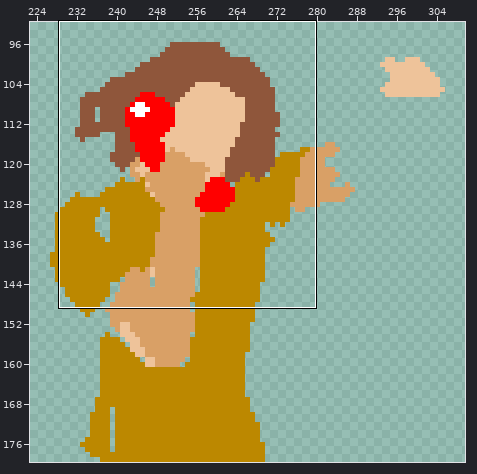
A pixel-art file gets an edit: aseprite/TelephoneBooth/booth2.aseprite. Above, an overview of the earlier version with the close-up marked.
Close-up. The starting point:
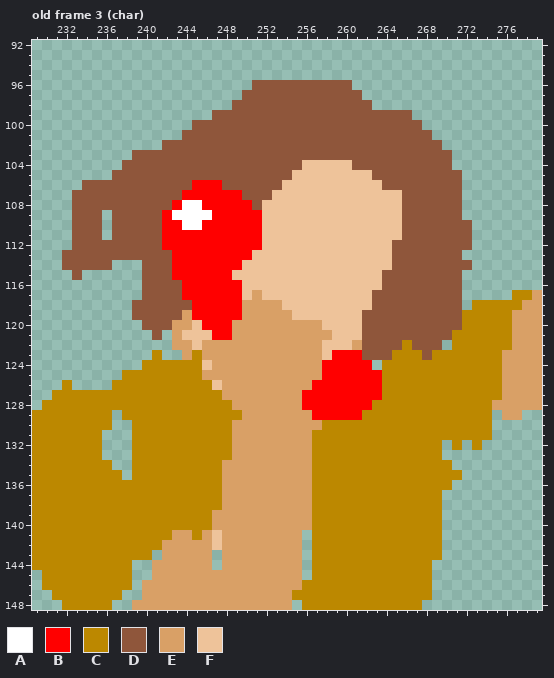
320x180 pixels, 5 frames. Shown: old frame 3 (char): x 229..279, y 92..148. The wide view leaves out empty margins. The commit also changed other frames or places, which this record leaves out.
Visible layers, top first: "booth", "inside_booth", "char", "bg".
Palette (. is transparent): A #ffffff  B #ff0000  C #bc8800  D #8f563b  E #d9a066  F #eec39a
Pixels before, old frame 3 (char) (only the part around the change), first column x 229:
 92 ...................................................
 93 ...................................................
 94 ...................................................
 95 ...................................................
 96 ......................DDDDDDDDDD...................
 97 .....................DDDDDDDDDDDD..................
 98 ....................DDDDDDDDDDDDDD.................
 99 ..................DDDDDDDDDDDDDDDDDDDD.............
100 ................DDDDDDDDDDDDDDDDDDDDDDD............
101 ...............DDDDDDDDDDDDDDDDDDDDDDDDD...........
102 .............DDDDDDDDDDDDDDDDDDDDDDDDDDDD..........
103 ..........DDDDDDDDDDDDDDDDDDDDDDDDDDDDDDDD.........
104 .........DDDDDDDDDDDDDDDDDDFFFFFDDDDDDDDDD.........
105 ........DDDDDDDDDDDDDDDDDDFFFFFFFFDDDDDDDDD........
106 .....DDDDDDDDDDDBBBDDDDDDFFFFFFFFFFDDDDDDDD........
107 ....DDDDDDDDDDDBBBBBBDDDFFFFFFFFFFFFFDDDDDD........
108 ....DDDDDDDDDDBAABBBBBDFFFFFFFFFFFFFFDDDDDD........
109 ....DDD.DDDDDBAAAABBBBBFFFFFFFFFFFFFFDDDDDD........
110 ....DDD.DDDDDBBAABBBBBBFFFFFFFFFFFFFFDDDDDDD.......
111 ....DDD.DDDDDBBBBBBBBBBFFFFFFFFFFFFFFDDDDDDD.......
112 ....DDDDDDDDDBBBBBBBBBBFFFFFFFFFFFFFDDDDDDDD.......
113 ...DDDDDDDDDDDBBBBBBBBFFFFFFFFFFFFFFDDDDDDD........
114 ...DDDDD...DDDBBBBBBBFFFFFFFFFFFFFFFDDDDDDDD.......
115 ....D......DDDBBBBBBFFFFFFFFFFFFFFFDDDDDDDD........
116 ...........DDDDBBBBBBFFFFFFFFFFFFFFDDDDDDDD........
117 ...........DDDDBBBBBBFEFFFFFFFFFFFDDDDDDDDD.....CCE
118 ..........DDDDDDBBBBBEEEEFFFFFFFFFDDDDDDDDD.CCCCCEE
119 ..........DDDDDEBBBBBEEEEEFFFFFFFDDDDDDDDDDCCCCCEEE
120 ...........DDDEEFBBBEEEEEEEEEFFFFDDDDDDDDDDCCCCCEEE
121 ............D.EFFFBBEEEEEEEEEEFFFDDDDDDDDDCCCCCCEEE
122 ..............EEFEEEEEEEEEEEEFFFEDDDDCDDD.CCCCCCEEE
123 ............C..ECEEEEEEEEEEEEFBBBDDDCCCDCCCCCCCEEEE
124 ...........CCCCCCFEEEEEEEEEEEBBBBB.CCCCCCCCCCCCEEEE
125 .........CCCCCCCCEEEEEEEEEEEEBBBBBBCCCCCCCCCCCCEEEE
126 ...C....CCCCCCCCCCFEEEEEEEEEBBBBBBBCCCCCCCCCCCCEEEE
127 ..CCCCCCCCCCCCCCCCCEEEEEEEEBBBBBBBBCCCCCCCCCCCCEEEE
128 .CCCCCCCCCCCCCCCCCCCEEEEEEEBBBBBBBCCCCCCCCCCCCEEEEE
129 CCCCCCCC.CCCCCCCCCCCCEEEEEEEBBBBBCCCCCCCCCCCCC.EE..
130 CCCCCCCC..CCCCCCCCCCEEEEEEEEECCCCCCCCCCCCCCCCC.....
131 CCCCCCC...CCCCCCCCCCEEEEEEEECCCCCCCCCCCCCCCCCC.....
132 CCCCCCC...CCCCCCCCCCEEEEEEEECCCCCCCCCCCCC.C.C......
133 CCCCCCC...CCCCCCCCCCEEEEEEEECCCCCCCCCCCCC..........
134 CCCCCCCC..CCCCCCCCCEEEEEEEEECCCCCCCCCCCCCC.........
135 CCCCCCCCC.CCCCCCCCCEEEEEEEEECCCCCCCCCCCCCCC........
136 CCCCCCCCCCCCCCCCCCCEEEEEEEEECCCCCCCCCCCCCC.........
137 CCCCCCCCCCCCCCCCCCCEEEEEEEEECCCCCCCCCCCCC..........
138 CCCCCCCCCCCCCCCCCCCEEEEEEEEECCCCCCCCCCCCC..........
139 CCCCCCCCCCCCCCCCCCEEEEEEEEEECCCCCCCCCCCCC..........
140 CCCCCCCCCCCCCCCCCCEEEEEEEEEECCCCCCCCCCCCC..........
141 CCCCCCCCCCCCCCEECEFEEEEEEEE.CCCCCCCCCCCCC..........
142 CCCCCCCCCCCCCEEEEEFEEEEEEEE.CCCCCCCCCCCCC..........
143 CCCCCCCCCCCC.EEEEE.EEEEEEEE.CCCCCCCCCCCCC..........
144 CCCCCCCCCC..EEEEEE.EEEEEEEE.CCCCCCCCCCCC...........
145 .CCCCCCCCC..EEEEEEEEEEEEEEE.CCCCCCCCCCCC...........
Now the later version:
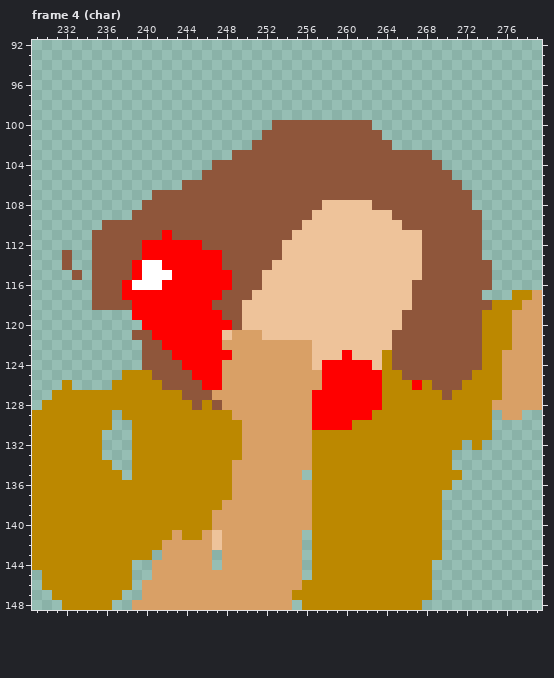
A new or re-ordered frame is compared with the old frame closest to it.
Edits made:
frames 5 -> 8
Changed rows in their new state; - is an unchanged pixel.
Frame 4 (char) is new; against old frame 3 (char), layer "char":
first column x 233:
 96 ------------------..........--------------
 97 -----------------............-------------
 98 ----------------..............------------
 99 --------------....................--------
100 ------------........----------.....-------
101 -----------........------------.....------
102 ---------.........--------------.....-----
103 ------..........--------------------..----
104 -----.........---------DDDDD---------.----
105 ----.........---------DDDDDDDD--------.---
106 -..........-DDD------DDDDDDDDDD-----------
107 ........---DDDDDD---DDDDDDDDDDDDD------D--
108 .......---DDDDDDDD-DDDDDD-----DDD------D--
109 ...-..---DDDDDDDDDDDDDDD--------D------DD-
110 ...D-----DDDDDDDDDDDDDD-----------------D-
111 ..-D------DDDDDDDDDDDD-----------FF-----D-
112 ..-----BB----DDDDDDDD-----------FFF-----D-
113 ..-----BBB-----DDDDDD-----------FFF----DD-
114 ..--DDBAAB-----DDDDD------------FFF-----DD
115 --DDDDBAAA------DDD------------FFFF----DDD
116 --DDDBAAABB-----DDD------------FFF-----DDD
117 --DDDBBBBBB----DDDF-----------FFFF-----DD-
118 --DDDDBBBBBB--DDDFFFF---------FFFF-----DDD
119 ------BBBBBB---DDFFFFF-------FFFF------DD-
120 -------BBBBBB---DFFFFFFFF----FFFF------DD-
121 ------DDBBBBBB-F---FFFFFFF---FFF------DDD-
122 -------DDBBBBBB---------F---FFFF-D---DDDD-
123 -------DDDBBBBBB--------F-F-FFFCDDD-DDDDD-
124 -------DDDDBBBB---------F-----F-DDDDDDDDD-
125 --------DDDDBBB------------------DDDDDDD--
126 ---------DDDDBB---------E---------B-DDD---
127 -----------DDDE--------E-------------D----
128 ------------D-DE-------E------B-----------
129 ----------------E------------B------------
130 ----------------C-------BBBB--------------
131 ----------------C-------------------------
132 ----------------C--------------------C----
133 ----------------C--------------------C----
134 ---------------C--------------------------
135 ---------------C-------.------------------
136 ---------------C--------------------------
137 ---------------C--------------------------
first column x 244:
141 C
Boxes around the changes in both close-ups, in picture pixels (x1, y1, x2, y2):
changed: (72, 80, 492, 540)
